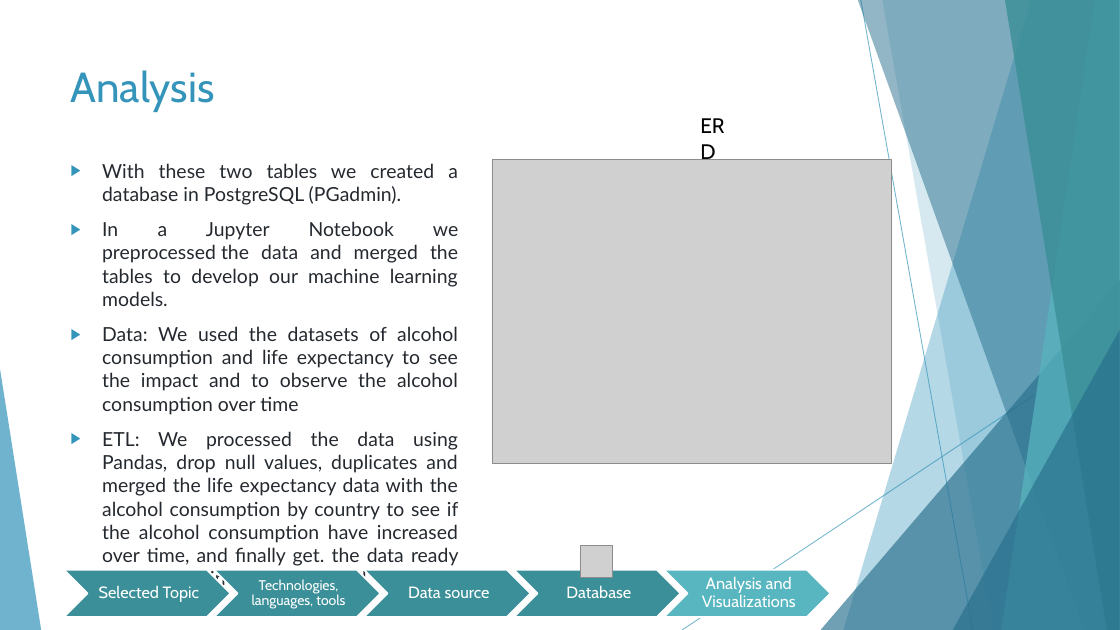
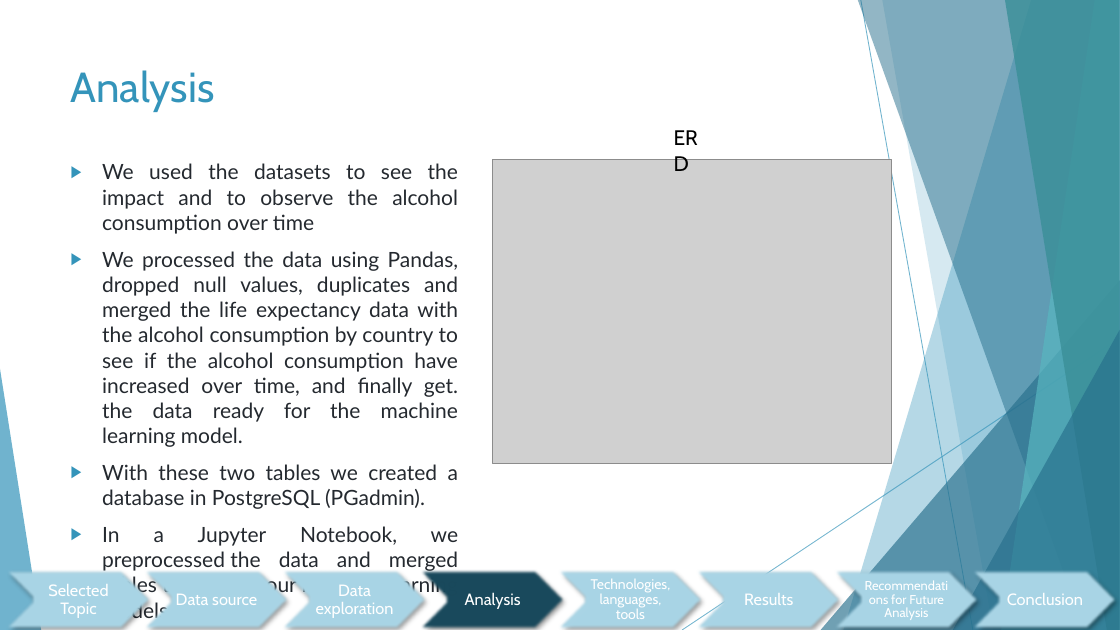
Before and after one commit to jcerda1994/Proyecto_final_1, a slide deck: slide 6 of Final Presentation.pptx. Drawn at 1120x630 pixels with LibreOffice and Linux fonts; fonts in the diff are those of the drawing; grey boxes stand for pictures. Boxes give left, top, right and bottom in pixels: in the first picture for what was removed or moved away, otherwise in the second. Text is boxed around its words. In the diff, an @@ line names an element or a change of style, - is before the commit and + after.

```diff
--- a/Final Presentation.pptx
+++ b/Final Presentation.pptx
@@ text "ERD": place and size @@
-text "ERD" at [692, 109, 746, 143]
+text "ERD" at [665, 121, 719, 155]
@@ text at [102, 163, 458, 447]: paragraphs added @@
+▶ We used the datasets to see the impact and to observe the alcohol consumption over time
+▶ We processed the data using Pandas, dropped null values, duplicates and merged the life expectancy data with the alcohol consumption by country to see if the alcohol consumption have increased over time, and finally get. the data ready for the machine learning model.
@@ text at [102, 464, 458, 509]: size 16.6 to 18 pt in "With these two tables we created a ..." @@
@@ text at [102, 526, 458, 622]: text changed; size 16.6 to 18 pt @@
-▶ In a Jupyter Notebook we preprocessed the data and merged the tables to develop our machine learning models.
-▶ Data: We used the datasets of alcohol consumption and life expectancy to see the impact and to observe the alcohol consumption over time
-▶ ETL: We processed the data using Pandas, drop null values, duplicates and merged the life expectancy data with the alcohol consumption by country to see if the alcohol consumption have increased over time, and finally get. the data ready for the machine learning model.
+▶ In a Jupyter Notebook, we preprocessed the data and merged tables to develop our machine learning models.
@@ picture removed at [581, 546, 613, 578] @@
@@ text "Selected Topic" rewrapped from [99, 586, 199, 602] to [48, 584, 108, 618] @@
@@ fill #3A8F98 to #AAD6E7; outline #FFFFFF 1.5 pt to none; shadow on in 3 elements at [553, 570, 707, 630], [276, 570, 430, 630], [138, 570, 292, 630] @@
@@ chevron: place and size @@
-chevron at [64, 570, 230, 617]
+chevron at [138, 570, 292, 630]
@@ text "Data source": place and size @@
-text "Data source" at [408, 586, 490, 598]
+text "Data source" at [176, 594, 257, 605]
@@ chevron: place and size @@
-chevron at [214, 570, 381, 617]
+chevron at [276, 570, 430, 630]
@@ chevron: place and size @@
-chevron at [364, 570, 530, 617]
+chevron at [414, 570, 568, 630]
@@ chevron at [414, 570, 568, 630]: fill #3A8F98 to #1A4A5D; outline #FFFFFF 1.5 pt to none; shadow on @@
@@ chevron: place and size @@
-chevron at [514, 570, 681, 617]
+chevron at [553, 570, 707, 630]
@@ text removed at [566, 585, 631, 598] @@
-Database
@@ text "Technologies, languages, tools" rewrapped from [252, 579, 345, 609] to [591, 579, 671, 619] @@
@@ chevron: place and size @@
-chevron at [664, 570, 830, 617]
+chevron at [691, 570, 844, 630]
@@ chevron at [691, 570, 844, 630]: fill #58B6C0 to #AAD6E7; outline #FFFFFF 1.5 pt to none; shadow on @@
@@ text removed at [702, 576, 796, 607] @@
-Analysis and Visualizations
@@ group added at [0, 570, 1120, 630]: 5 texts, 3 chevrons @@
+Data exploration
+Analysis
+Results
+Recommendations for Future Analysis
+Conclusion
```
Also in this commit, not shown: 14 other slides changed, 2 slides added, 1 slide removed.
